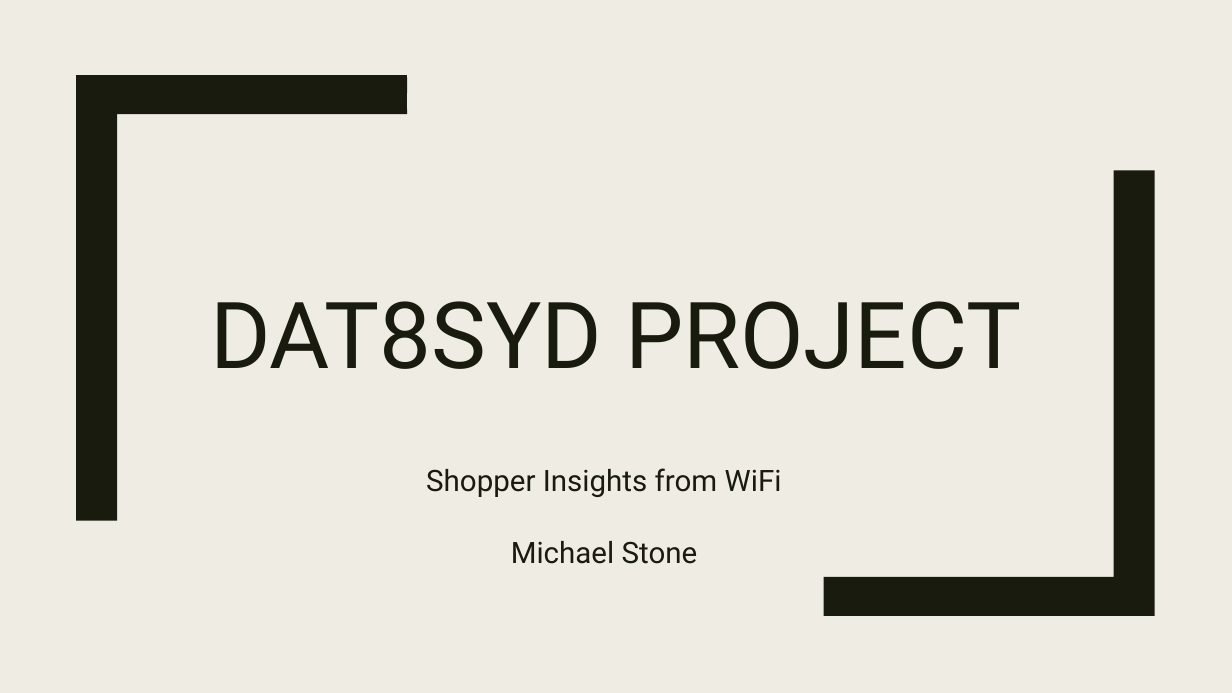
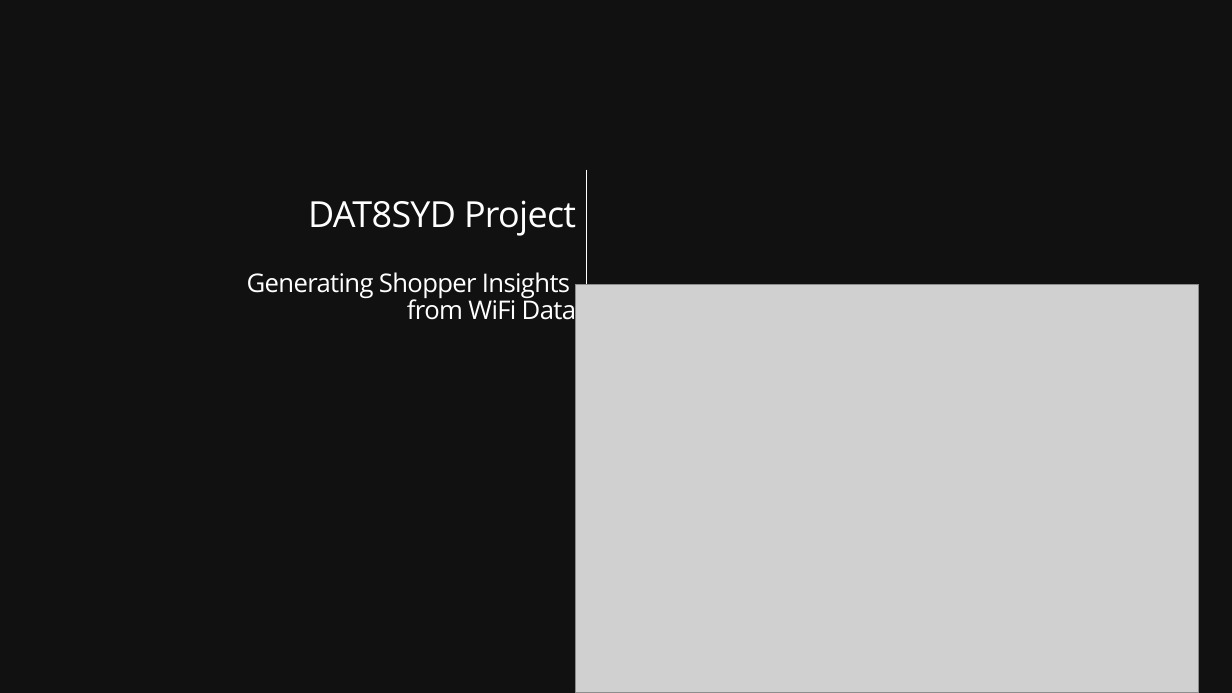
Before and after one commit to Invigor/DAT8SYDProject, a slide deck: slide 1 of DAT8SYD Project.pptx. Drawn at 1232x693 pixels with LibreOffice and Linux fonts; fonts in the diff are those of the drawing; grey boxes stand for pictures; background and template pictures are left out; a plain dark background stands for a picture behind light text. Boxes give left, top, right and bottom in pixels: in the first picture for what was removed or moved away, otherwise in the second. Text is boxed around its words. In the diff, an @@ line names an element or a change of style, - is before the commit and + after.

Commit message:
Final project presentation

```diff
--- a/DAT8SYD Project.pptx
+++ b/DAT8SYD Project.pptx
@@ background #EFEDE3 to picture (left out) @@
@@ freeform shape added at <box>0,0,1232,693</box>, fill #000000 at 59% opacity @@
@@ freeform shape removed at <box>76,75,407,520</box> @@
@@ freeform shape added at <box>587,170,587,352</box>, outline #FFFFFF 0.72 pt @@
@@ freeform shape removed at <box>824,170,1155,616</box> @@
@@ title "DAT8SYD Project Generating Shopper Insights ..." at <box>247,200,576,326</box>: vertical alignment bottom to middle @@
@@ title at <box>247,200,576,326</box>: text changed; size 72 to 20 pt; font Roboto to Open Sans; text colour #191B0E to #FFFFFF @@
-DAT8SYD PROJECT
+DAT8SYD Project
+Generating Shopper Insights
+from WiFi Data
@@ picture added at <box>576,285,1199,693</box> @@
@@ subtitle removed at <box>426,468,782,564</box> @@
-Shopper Insights from WiFi
-Michael Stone
```
Also in this commit, not shown: 15 other slides changed, 3 slides added, 2 slides removed, 1 other file.
